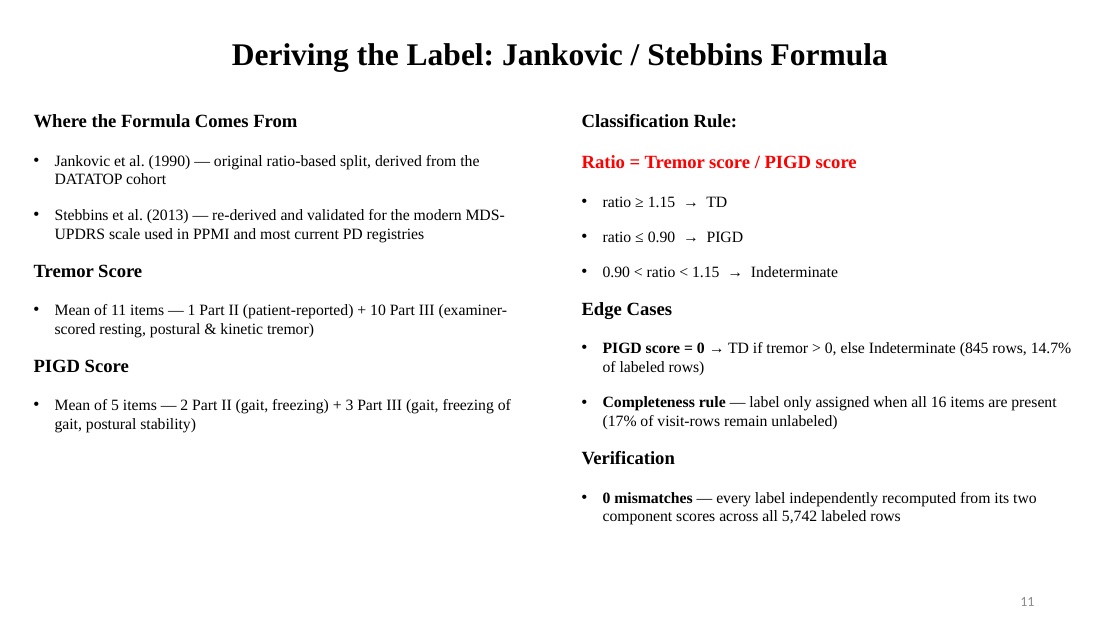
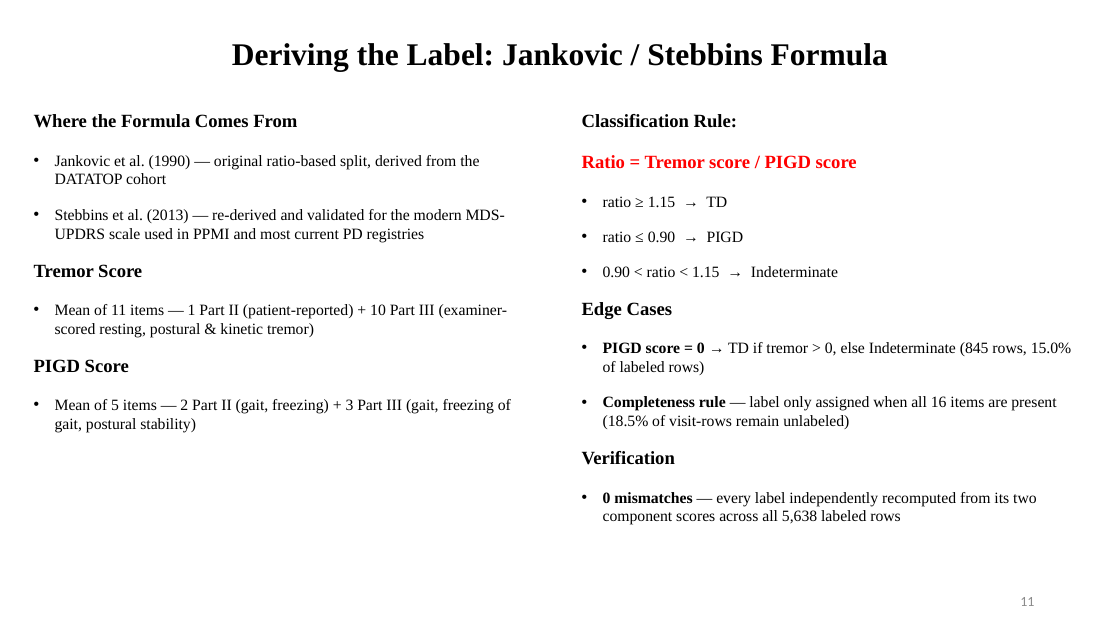
Before and after one commit to HarshilForWork/Major_project, a slide deck: slide 11 of reports/slides/TRACE-PD_first_review.pptx. Drawn at 1120x630 pixels with LibreOffice and Linux fonts; fonts in the diff are those of the drawing. Boxes give left, top, right and bottom in pixels: in the first picture for what was removed or moved away, otherwise in the second. Text is boxed around its words. In the diff, an @@ line names an element or a change of style, - is before the commit and + after.

```diff
--- a/reports/slides/TRACE-PD_first_review.pptx
+++ b/reports/slides/TRACE-PD_first_review.pptx
@@ text at bbox=[603, 342, 1072, 429]: text changed @@
-• PIGD score = 0 → TD if tremor > 0, else Indeterminate (845 rows, 14.7% of labeled rows)
-• Completeness rule — label only assigned when all 16 items are present (17% of visit-rows remain unlabeled)
+• PIGD score = 0 → TD if tremor > 0, else Indeterminate (845 rows, 15.0% of labeled rows)
+• Completeness rule — label only assigned when all 16 items are present (18.5% of visit-rows remain unlabeled)
@@ text at bbox=[603, 492, 1037, 525]: text changed @@
-• 0 mismatches — every label independently recomputed from its two component scores across all 5,742 labeled rows
+• 0 mismatches — every label independently recomputed from its two component scores across all 5,638 labeled rows
```
Also in this commit, not shown: 2 other slides changed, 16 other files.
